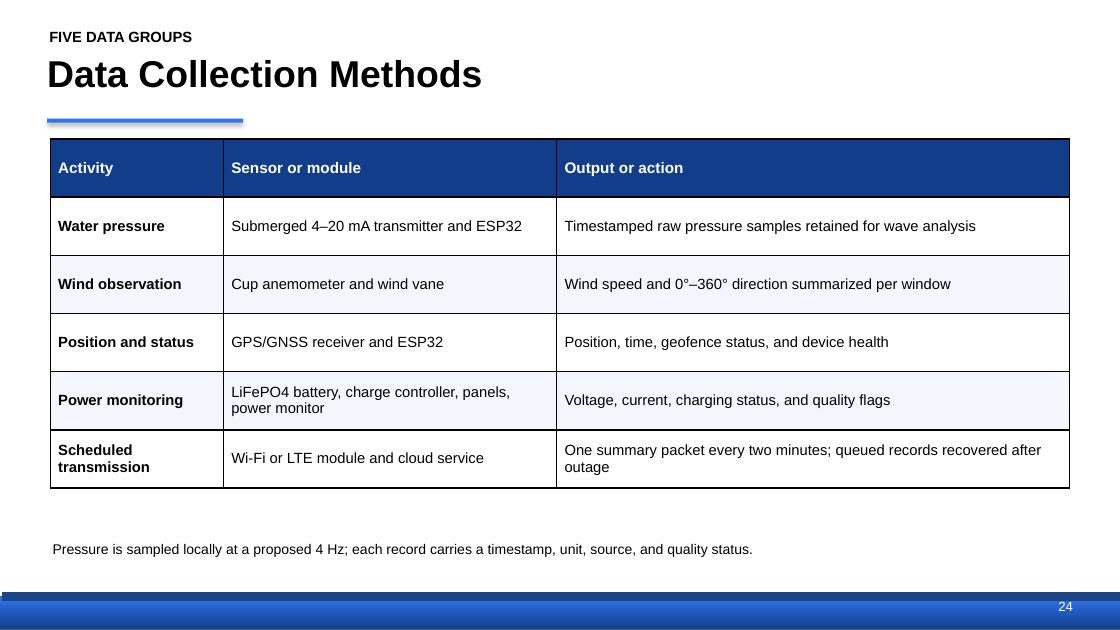
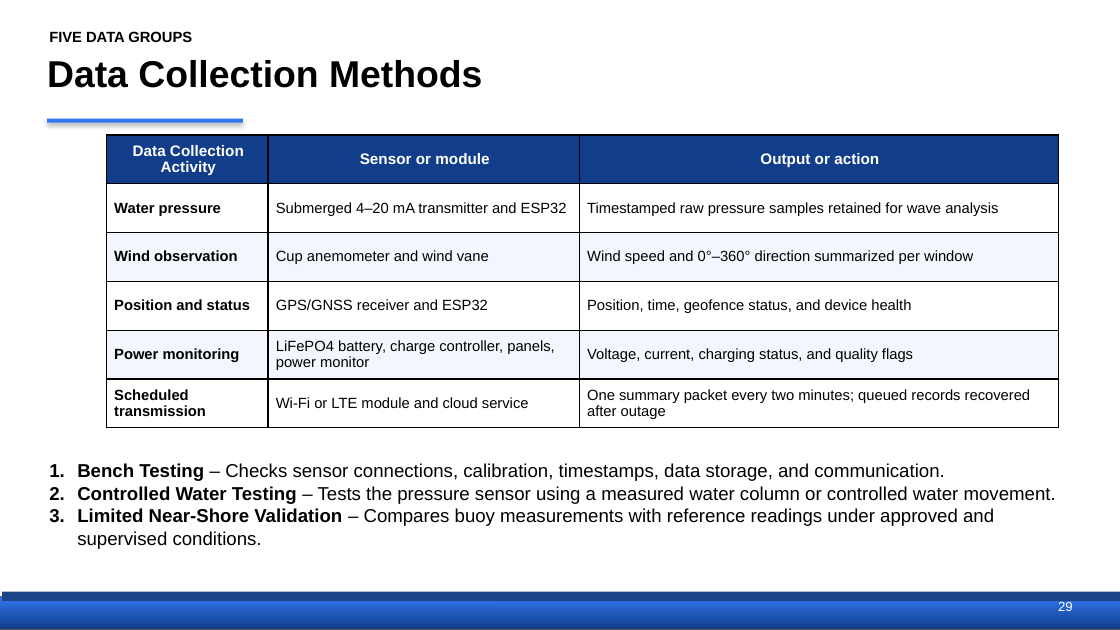
Before and after one commit to Ruzz-1010/Project-FALCON-01, a slide deck: slide 30 of THESIS DOCUMENTATION/FALCON_Proposal_Defense.pptx (slide 24 before the commit). Drawn at 1120x630 pixels with LibreOffice and Linux fonts; fonts in the diff are those of the drawing. Boxes give left, top, right and bottom in pixels: in the first picture for what was removed or moved away, otherwise in the second. Text is boxed around its words. In the diff, an @@ line names an element or a change of style, - is before the commit and + after.

```diff
--- a/THESIS DOCUMENTATION/FALCON_Proposal_Defense.pptx
+++ b/THESIS DOCUMENTATION/FALCON_Proposal_Defense.pptx
@@ table at [106,134,1058,427] @@
-row 1, column 1: Activity
+row 1, column 1: Data Collection Activity
@@ alignment left to centre @@
@@ borders changed @@
@@ table: place and size @@
-table at [50,139,1071,488]
+table at [106,134,1058,427]
@@ text added at [77,463,1056,549], 12 pt, text #000000 @@
+1. Bench Testing – Checks sensor connections, calibration, timestamps, data storage, and communication.
+2. Controlled Water Testing – Tests the pressure sensor using a measured water column or controlled water movement.
+3. Limited Near-Shore Validation – Compares buoy measurements with reference readings under approved and supervised conditions.
@@ text removed at [53,544,753,557] @@
-Pressure is sampled locally at a proposed 4 Hz; each record carries a timestamp, unit, source, and quality status.
@@ text removed at [1058,600,1073,611] @@
-24
@@ text added at [1058,600,1073,611], 8.5 pt, text #FFFFFF @@
+29
```
Also in this commit, not shown: 29 other slides changed, 23 slides added, 6 slides removed.
